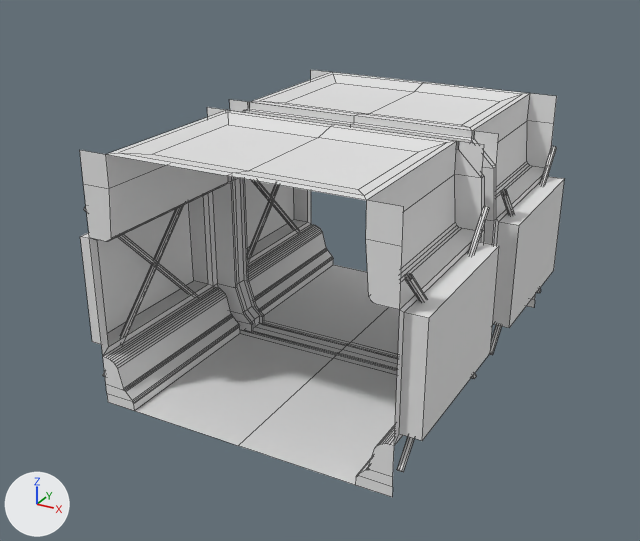
Before and after pictures for a commit that changed the Blender file Assets/Models/Blender/BorderHallway.blend.
The view is the same before and after, from a camera (50 mm lens) standing at (3.82, -7.44, 4.59) and looking at (-0.11, -0.3, 1.02). The axes (+X, +Y, +Z) are drawn at lower left. The lights are the same throughout. Mesh edges are drawn as thin lines.

Names of what the first picture shows: 'Hallway'.
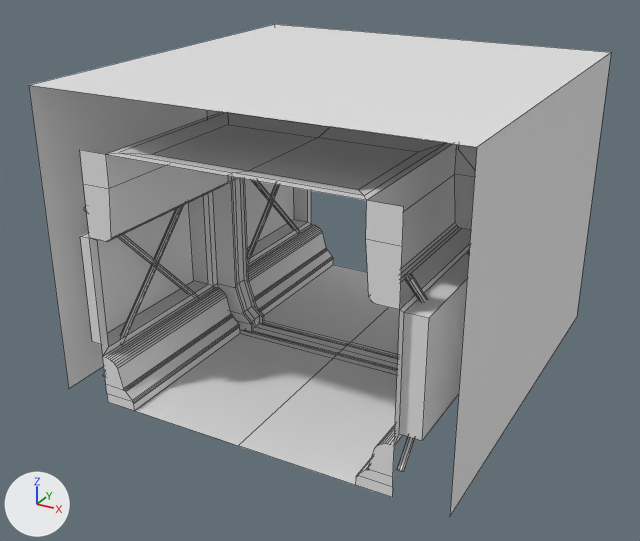
The change, as a list of edits to the scene's bpy script:
```text
Add me_plane_001:
    me_plane_001.from_pydata([(-2.0, -2.0, 3.0), (2.0, -2.0, 3.0), (-2.0, 2.0, 3.0), (2.0, 2.0, 3.0), (-2.0, -2.0, 0.0), (2.0, -2.0, 0.0), (-2.0, 2.0, 0.0), (2.0, 2.0, 0.0)], [], [(0, 1, 3, 2), (3, 1, 5, 7), (0, 2, 6, 4)])
Add ob_shadowplane:
    ob_shadowplane = bpy.data.objects.new('ShadowPlane', me_plane_001)
    ob_shadowplane.location = (0.0, 0.0, 0.0)
```

Where the change shows, as pixel boxes (x1, y1, x2, y2) in the pictures (640 x 541 px):
'ShadowPlane', added: after (29, 24, 611, 516)
